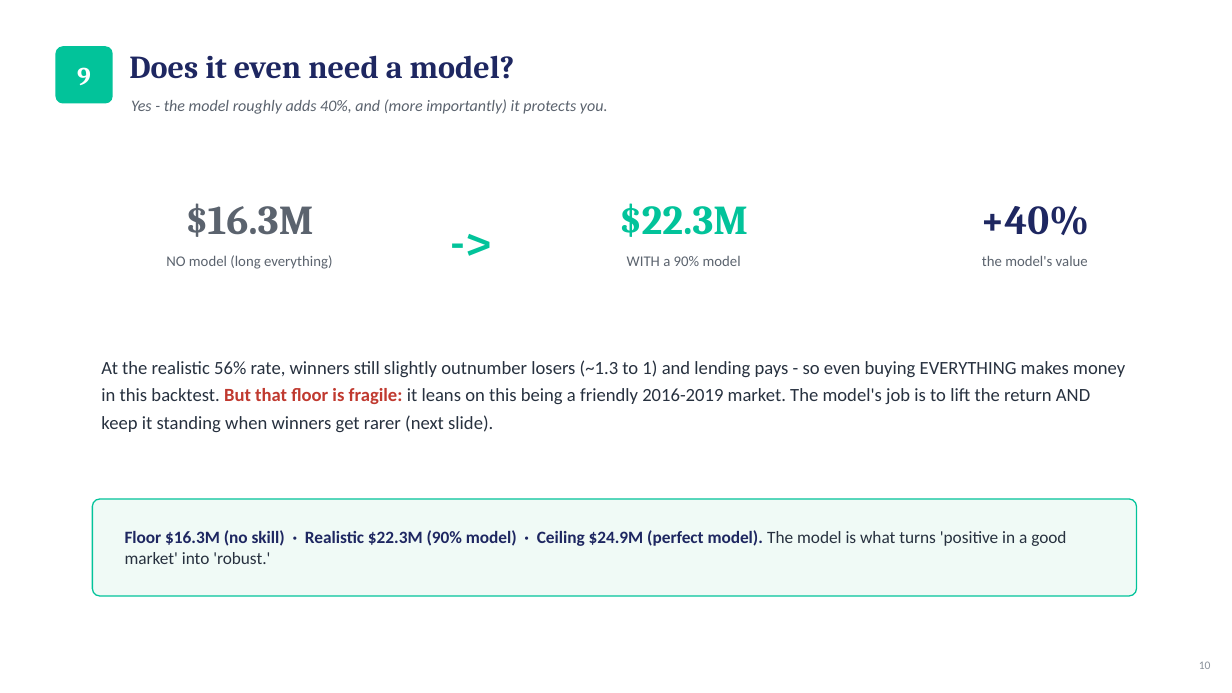
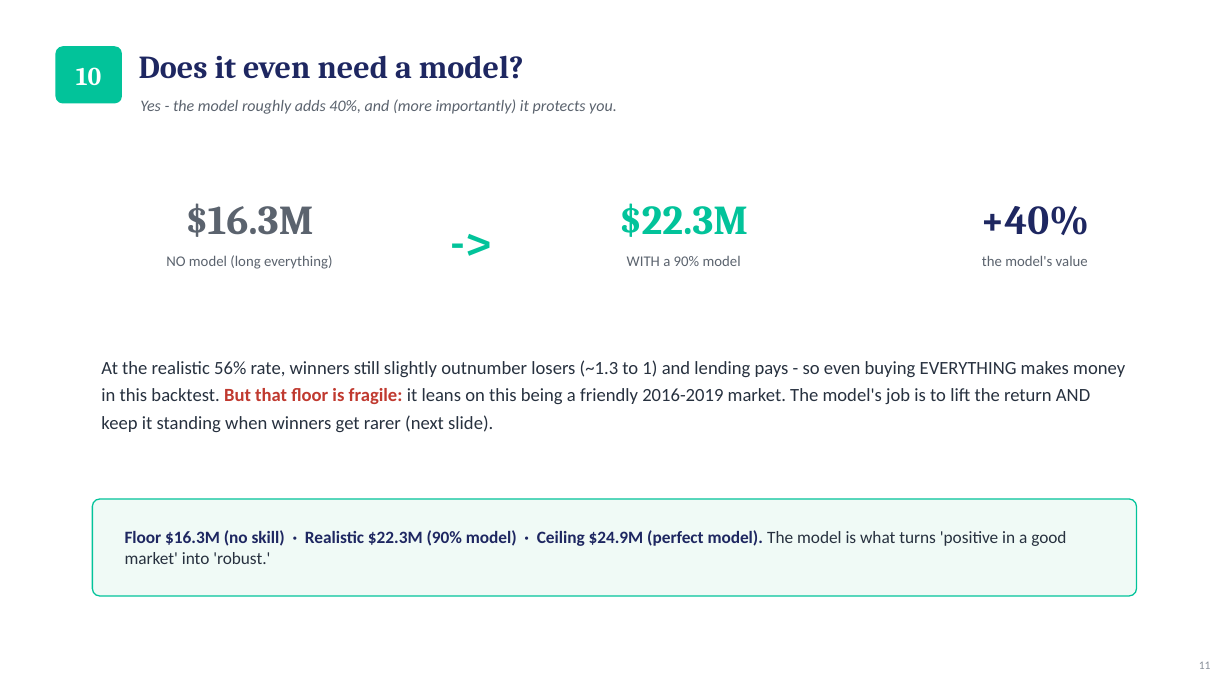
Before and after one commit to zenotheboi/hedgefund-analysis, a slide deck: slide 11 of reports/Biotech_Catalyst_Strategy_Deck.pptx (slide 10 before the commit). Drawn at 1232x693 pixels with LibreOffice and Linux fonts; fonts in the diff are those of the drawing. Boxes give left, top, right and bottom in pixels: in the first picture for what was removed or moved away, otherwise in the second. Text is boxed around its words. In the diff, an @@ line names an element or a change of style, - is before the commit and + after.

```diff
--- a/reports/Biotech_Catalyst_Strategy_Deck.pptx
+++ b/reports/Biotech_Catalyst_Strategy_Deck.pptx
@@ rounded rectangle "10": place and size @@
-rounded rectangle "10" at <box>55,46,113,104</box>
+rounded rectangle "10" at <box>55,46,122,104</box>
@@ text "Does it even need a ...": place and size @@
-text "Does it even need a ..." at <box>129,55,515,79</box>
+text "Does it even need a ..." at <box>139,55,524,79</box>
@@ text in rounded rectangle at <box>76,67,101,85</box>: text changed @@
-9
+10
@@ text "Yes - the model roughly ...": place and size @@
-text "Yes - the model roughly ..." at <box>131,99,608,114</box>
+text "Yes - the model roughly ..." at <box>140,99,617,114</box>
@@ text at <box>1199,662,1211,669</box>: text changed @@
-10
+11
```
Also in this commit, not shown: 13 other slides changed, 5 slides added, 3 other files.
